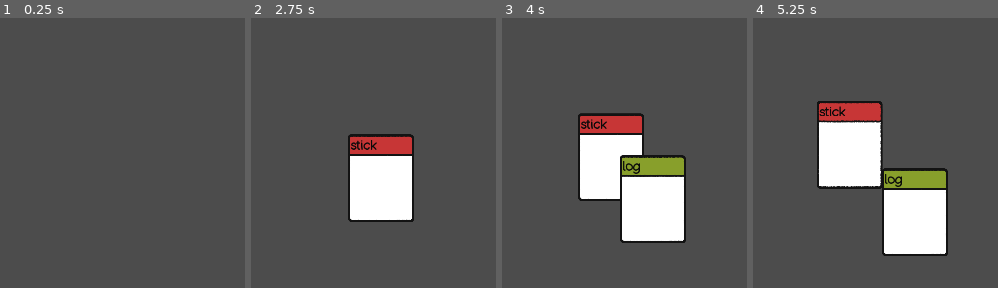
Above: before the commit, frames 1-4 (left to right).
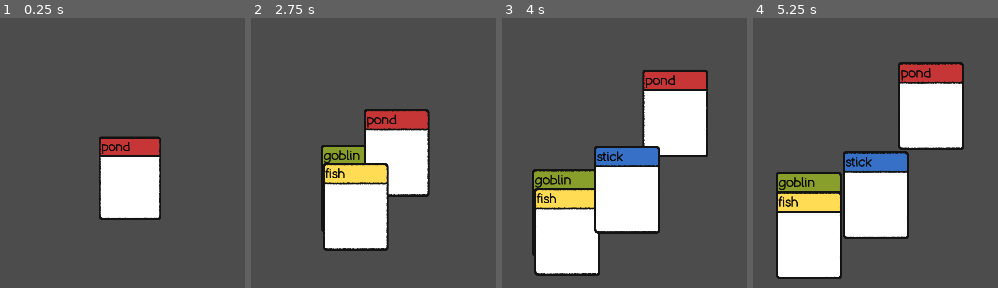
Above: after the commit, the same moments.

Repository: jamesbisraelson/goblin-mode
Game: Godot game, scene res://scenes/Game.tscn
Two runs of this game, one before a commit and one after it. Both use one fixed random seed, a clock stepped at 60 frames per second and the inputs below.
Inputs (mouse positions are in pixels of both pictures, inside the frame that each line leads up to):
- Up to frame 1 (0.25 s): no input
- Up to frame 2 (2.75 s): tap Enter at 0.5, 2 s; move the mouse to (outside the picture) at 0.52 s; hold Mouse wheel up (zoom_in) 0.53-1.28 s; click (outside the picture) at 0.67 s; tap Space at 1.25 s; move the mouse to (outside the picture) at 1.27 s; hold Down (ui_down) 1.28-2.03 s; tap Mouse wheel down (zoom_out) at 1.35 s; move the mouse to (380, 177) at 2.02 s; hold Mouse wheel up (zoom_in) from 2.03 s (still down); click (380, 177) at 2.17 s
- Up to frame 3 (4 s): move the mouse to (592, 269) at 2.77 s; release Mouse wheel up (zoom_in) at 2.78 s; tap Mouse wheel down (zoom_out) at 2.85 s; click (592, 269) at 2.92 s; tap Space at 3.5 s; move the mouse to (outside the picture) at 3.52 s; hold Down (ui_down) from 3.53 s (still down); hold Mouse wheel up (zoom_in) from 3.53 s (still down)
- Up to frame 4 (5.25 s): keep holding Down (ui_down); move the mouse to (917, 212) at 4.27 s; release Mouse wheel up (zoom_in) at 4.28 s; tap Mouse wheel down (zoom_out) at 4.35 s; click (917, 212) at 4.42 s; tap Enter at 5 s; move the mouse to (922, 177) at 5.02 s; hold Mouse wheel up (zoom_in) from 5.03 s (still down); click (922, 177) at 5.17 s

The runs differ from the first frame. In frame 1, 7.8% of the frame differs, in the area x 40-66%, y 43-75%; in frame 2, 15%; in frame 3, 31%; in frame 4, 38%, in the area x 9-87%, y 16-97%.

Commit message:
adding more card types

Diff:
--- a/json/cards.json
+++ b/json/cards.json
@@ -1,30 +1,86 @@
 [
     {
+        "title": "goblin",
+        "id": 100,
+        "icon": "goblin.png",
+        "card_back": "card_green.png",
+        "type": "goblin"
+    },
+    {
         "title": "rock",
-        "id": 0,
+        "id": 200,
+        "icon": "rock.png",
         "card_back": "card_blue.png",
-        "icon": "rock.png",
         "type": "resource"
     },
     {
         "title": "log",
-        "id": 1,
-        "card_back": "card_green.png",
+        "id": 201,
         "icon": "log.png",
+        "card_back": "card_blue.png",
         "type": "resource"
     },
     {
         "title": "stick",
-        "id": 2,
-        "card_back": "card_red.png",
-        "icon": "stick.png",
+        "id": 202,
+        "icon": "log.png",
+        "card_back": "card_blue.png",
         "type": "resource"
     },
     {
+        "title": "flint",
+        "id": 203,
+        "icon": "flint.png",
+        "card_back": "card_blue.png",
+        "type": "resource"
+    },
+    {
+        "title": "stone",
+        "id": 204,
+        "icon": "stone.png",
+        "card_back": "card_blue.png",
+        "type": "resource"
+    },
+    {
+        "title": "tree",
+        "id": 205,
+        "icon": "tree.png",
+        "card_back": "card_blue.png",
+        "type": "resource"
+    },
+    {
+        "title": "fish",
+        "id": 300,
+        "icon": "fish.png",
+        "card_back": "card_yellow.png",
+        "type": "food"
+    },
+    {
+        "title": "berry",
+        "id": 301,
+        "icon": "berry.png",
+        "card_back": "card_yellow.png",
+        "type": "food"
+    },
+    {
+        "title": "pond",
+        "id": 400,
+        "icon": "pond.png",
+        "card_back": "card_red.png",
+        "type": "structure"
+    },
+    {
         "title": "soil",
-        "id": 3,
-        "card_back": "card_yellow.png",
+        "id": 401,
         "icon": "soil.png",
-        "type": "resource"
+        "card_back": "card_red.png",
+        "type": "structure"
+    },
+    {
+        "title": "berry bush",
+        "id": 402,
+        "icon": "berry_bush.png",
+        "card_back": "card_red.png",
+        "type": "structure"
     }
 ]
--- a/json/recipes.json
+++ b/json/recipes.json
@@ -1,11 +1,21 @@
 [
     {
-        "description": "this takes in 0 and 1, waits 5 seconds, deletes 1, and adds 2.",
-        "stack": [0, 1],
+        "name": "stick",
+        "description": "like a log but smaller",
+        "stack": [100, 201],
         "time": 5.0,
         "actions": [
-            ["delete", [1]],
-            ["add", [2]]
+            ["delete", [201]],
+            ["add", [202]]
+        ]
+    },
+    {
+        "name": "fish",
+        "description": "the chicken of the sea",
+        "stack": [100, 400],
+        "time": 10.0,
+        "actions": [
+            ["add", [300]]
         ]
     }
 ]
--- a/scripts/Actions.gd
+++ b/scripts/Actions.gd
@@ -35,7 +35,7 @@
 	stack_id = RecipeFactory.get_stack_id(stack_head)
 
 func _process(delta):
-	global_position = stack_head.global_position - Vector2(0, 200)
+	global_position = stack_head.global_position - Vector2(0, 275)
 	if stack_id != RecipeFactory.get_stack_id(stack_head):
 		emit_signal('action_completed', stack)
 		queue_free()
@@ -50,7 +50,10 @@
 
 
 func _draw():
-	draw_circle(Vector2.ZERO, 100.0, Color.whitesmoke)
+	var background_rect = Rect2(Vector2(-150, 0), Vector2(300, 50))
+	var loading_rect = Rect2(Vector2(-145, 5), Vector2(290 * (time_elapsed/time_to_complete), 40))
+	draw_rect(background_rect, Color('141414'))
+	draw_rect(loading_rect, Color.white)
 
 
 func delete(card_ids: Array):
--- a/scripts/CardFactory.gd
+++ b/scripts/CardFactory.gd
@@ -5,16 +5,20 @@
 var card_types: Dictionary
 
 func _init():
-	get_card_types()
+	get_card_types_from_json()
 	print('--- CARD TYPES LOADED ---')
 	print(card_types)
 	print()
+
+func get_random_card_id():
+	var keys = card_types.keys()
+	return card_types[keys[randi() % keys.size()]].id
 
 func new_card(id: int) -> Card:
 	var card_info = card_types[id]
 	return Card.instance().init(card_info.id, card_info.title, card_info.card_back, card_info.icon, card_info.type)
 
-func get_card_types():
+func get_card_types_from_json():
 	for card in load_json():
 		card_types[int(card.id)] = card
 
--- a/scripts/Game.gd
+++ b/scripts/Game.gd
@@ -18,6 +18,8 @@
 	cards = []
 
 	connect('cards_changed', self, 'on_cards_changed')
+	on_add_card(CardFactory.new_card(100))
+	on_add_card(CardFactory.new_card(400))
 
 func _process(_delta):
 	for stack in stacks:
@@ -54,7 +56,7 @@
 
 func _input(event):
 	if event is InputEventKey and event.is_action_pressed('ui_down'):
-		var card = CardFactory.new_card(randi() % 4)
+		var card = CardFactory.new_card(CardFactory.get_random_card_id())
 		card.global_position = $ZoomCamera.global_position
 		add_child(card)
 		push_card(card)
--- a/scripts/RecipeFactory.gd
+++ b/scripts/RecipeFactory.gd
@@ -3,12 +3,13 @@
 var recipes: Dictionary
 
 func _init():
-	get_recipes()
+	get_recipes_from_json()
 	print('--- RECIPES LOADED ---')
 	print(recipes)
 	print()
 
-func get_recipes():
+
+func get_recipes_from_json():
 	for recipe in load_json():
 		recipes[get_hash(recipe.stack)] = recipe
 
